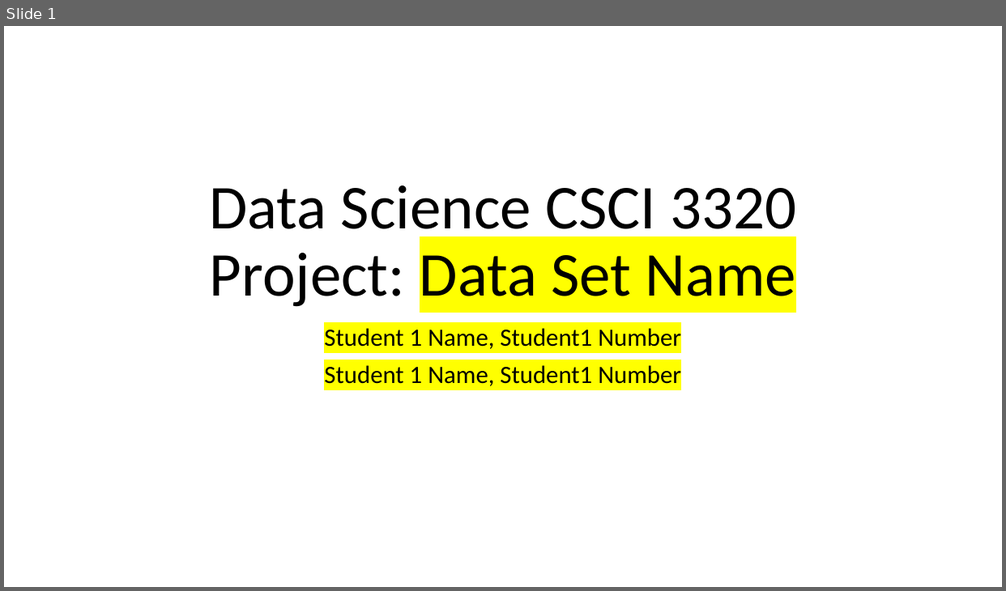
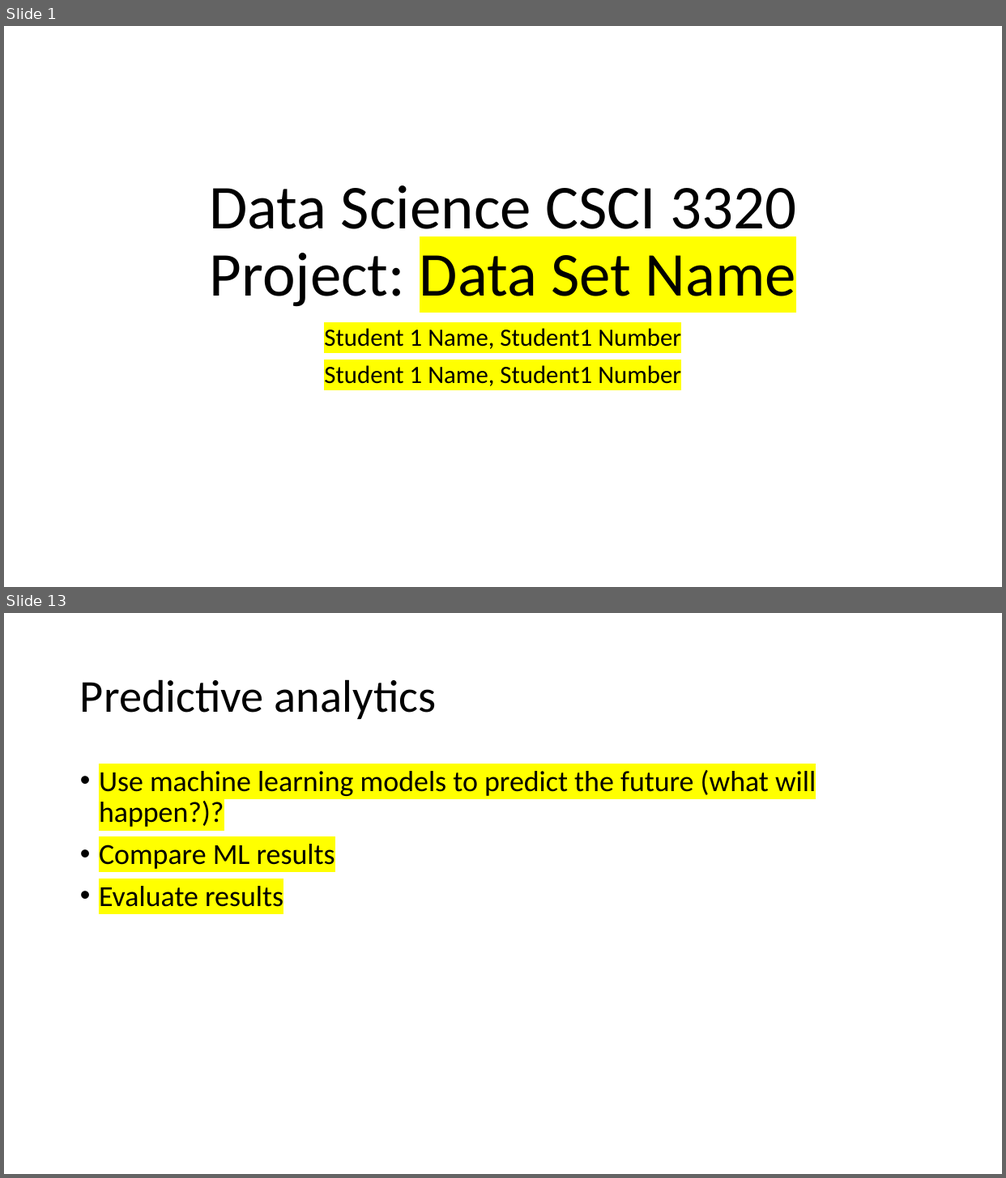
Before and after one commit to motazsaad/Data-Science-CSCI-3320, a slide deck: Project Presentation Template.pptx. Shown one above the other, each under a label of ours: slide 1 before the commit, slides 1 and 13 after it; the slides between them are not shown. The pictures are 1006x591 and 1006x1178 pixels, drawn with LibreOffice and Linux fonts; fonts in the diff are those of the drawing. Boxes give left, top, right and bottom in pixels: in the first picture for what was removed or moved away, otherwise in the second. Text is boxed around its words. In the diff, an @@ line names an element or a change of style, - is before the commit and + after.

```diff
--- a/Project Presentation Template.pptx
+++ b/Project Presentation Template.pptx
@@ slide 13 added at (4, 613, 1002, 1174), background #FFFFFF @@
@@ title added at (80, 679, 437, 719), 44 pt, text #000000 @@
+Predictive analytics
@@ text added at (99, 770, 816, 907), 28 pt, text #000000 @@
+• Use machine learning models to predict the future (what will happen?)?
+• Compare ML results
+• Evaluate results
```
Also in this commit, not shown: 11 other slides added.
